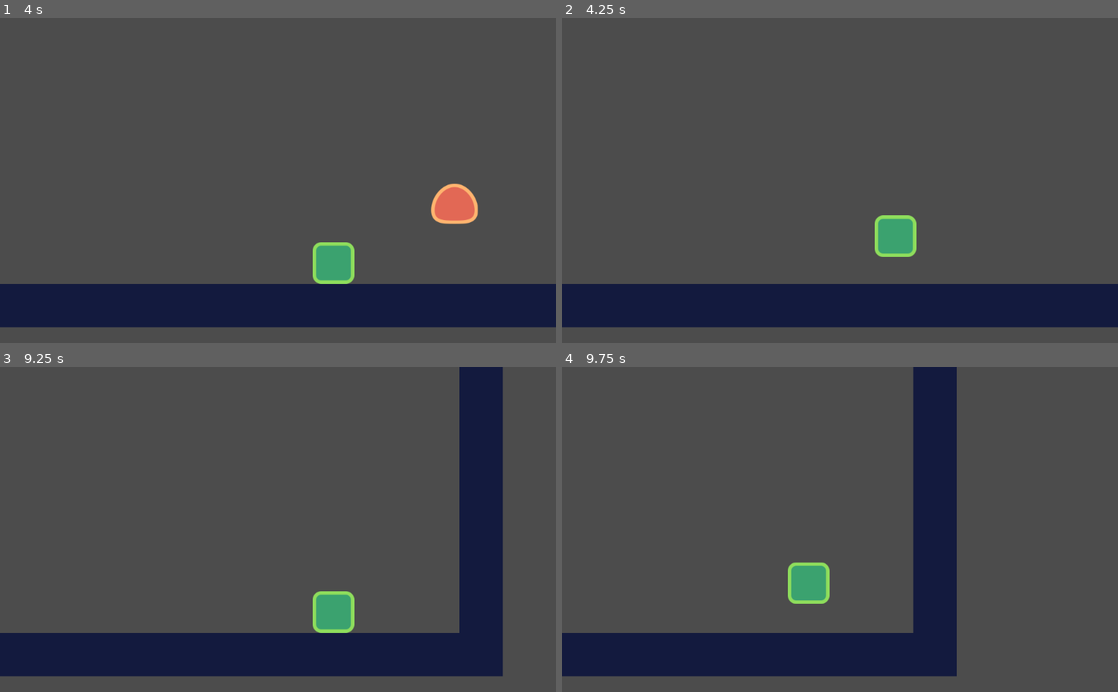
Above: before the commit, frames 1-4 (two rows, left to right).
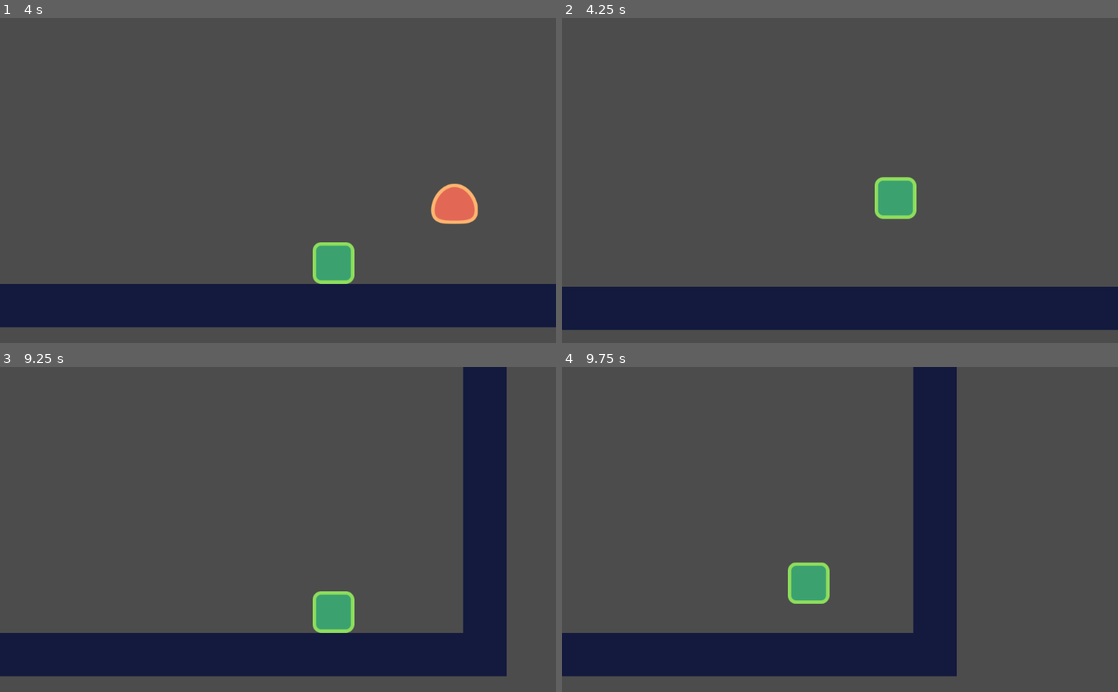
Above: after the commit, the same moments.

Repository: caiofov/Platformer-Godot
Game: Godot game, scene res://src/Levels/LevelTemplate.tscn
Same seed, same stepped clock (60 frames per second), same inputs: the game is played once before the commit and once after it. This scene is started directly instead of the project's main scene.
Inputs:
- Up to frame 1 (4 s): hold D (move_right) 0.53-2.03 s; tap W (jump) at 0.6, 0.77, 1.07, 1.35, 1.52, 1.82, 2.1, 2.85, 3.02, 3.32, 3.6, 3.77 s; hold A (move_left) 2.03-2.78 s; tap Enter at 2.75 s; hold D (move_right) from 2.78 s (still down)
- Up to frame 2 (4.25 s): keep holding D (move_right); tap W (jump) at 4.07 s
- Up to frame 3 (9.25 s): release D (move_right) at 4.28 s; hold A (move_left) 4.28-5.03 s; tap W (jump) at 4.35, 4.52, 4.82, 5.1, 5.85, 6.02, 6.32, 6.6, 6.77, 7.07, 7.35, 7.52, 7.82, 8.1, 8.85, 9.02 s; hold D (move_right) 5.03-5.78 s; tap Space at 5.75 s; hold A (move_left) 5.78-7.28 s; hold D (move_right) from 7.28 s (still down); tap Enter at 8.75 s
- Up to frame 4 (9.75 s): tap W (jump) at 9.32, 9.6 s; release D (move_right) at 9.53 s; hold A (move_left) from 9.53 s (still down)

Frame 1 is identical in both runs. In frame 2, 3.5% of the frame differs, in the area x 0-100%, y 48-96%; in frame 3, 1.2%; in frame 4, nothing differs.

Commit message:
player's death

Diff:
--- a/platformer/src/Actors/Enemy.tscn
+++ b/platformer/src/Actors/Enemy.tscn
@@ -4,10 +4,10 @@
 [ext_resource path="res://src/Actors/Enemy.gd" type="Script" id=2]
 
 [sub_resource type="RectangleShape2D" id=1]
-extents = Vector2( 41.4787, 37.8921 )
+extents = Vector2( 51.0039, 37.8921 )
 
 [sub_resource type="RectangleShape2D" id=2]
-extents = Vector2( 43.7266, 11.3521 )
+extents = Vector2( 32.5178, 11.3521 )
 
 [node name="Enemy" type="KinematicBody2D"]
 collision_layer = 2
@@ -19,7 +19,7 @@
 texture = ExtResource( 1 )
 
 [node name="CollisionShape2D" type="CollisionShape2D" parent="."]
-position = Vector2( -0.482612, -38.515 )
+position = Vector2( -0.461494, -38.515 )
 shape = SubResource( 1 )
 
 [node name="VisibilityEnabler2D" type="VisibilityEnabler2D" parent="."]
@@ -30,12 +30,11 @@
 
 [node name="StompDetector" type="Area2D" parent="."]
 modulate = Color( 0.113725, 0.333333, 0.909804, 1 )
-position = Vector2( 0, -72.4016 )
-collision_layer = 0
-monitorable = false
+position = Vector2( -0.482612, -74.0834 )
+collision_layer = 2
 
 [node name="CollisionShape2D2" type="CollisionShape2D" parent="StompDetector"]
-position = Vector2( 0.0835266, -11.5736 )
+position = Vector2( -0.647041, -11.5736 )
 shape = SubResource( 2 )
 
 [connection signal="body_entered" from="StompDetector" to="." method="_on_StompDetector_body_entered"]
--- a/platformer/src/Actors/Player.gd
+++ b/platformer/src/Actors/Player.gd
@@ -1,4 +1,13 @@
 extends Actor
+
+export var stomp_impulse: = 1000.0
+
+func _on_EnemyDetector_body_entered(body: Node) -> void:
+	queue_free() #kills the player
+
+func _on_EnemyDetector_area_entered(area: Area2D) -> void:
+	#impulses the player after the stomp
+	_velocity = calculate_stomp_velocity(_velocity, stomp_impulse)
 
 #also runs the parent's physics process
 func _physics_process(delta: float) -> void:
@@ -40,3 +49,9 @@
 			out.y = 0.0 #it makes the character stop jumping in the middle of a jump when the key is released
 
 		return out
+
+#calculates the stomp velocity based on a stomp impulse
+func calculate_stomp_velocity(linear_velocity: Vector2, impulse: float) -> Vector2:
+	var out:= linear_velocity
+	out.y = -impulse
+	return out
--- a/platformer/src/Actors/Player.tscn
+++ b/platformer/src/Actors/Player.tscn
@@ -1,10 +1,13 @@
-[gd_scene load_steps=4 format=2]
+[gd_scene load_steps=5 format=2]
 
 [ext_resource path="res://assets/player.png" type="Texture" id=1]
 [ext_resource path="res://src/Actors/Player.gd" type="Script" id=2]
 
 [sub_resource type="RectangleShape2D" id=1]
 extents = Vector2( 40.8143, 45.4544 )
+
+[sub_resource type="RectangleShape2D" id=2]
+extents = Vector2( 47.6656, 36.3392 )
 
 [node name="Player" type="KinematicBody2D"]
 collision_mask = 8
@@ -25,3 +28,15 @@
 current = true
 drag_margin_h_enabled = true
 drag_margin_v_enabled = true
+
+[node name="EnemyDetector" type="Area2D" parent="."]
+collision_mask = 2
+monitorable = false
+
+[node name="CollisionShape2D" type="CollisionShape2D" parent="EnemyDetector"]
+modulate = Color( 0.329412, 0.772549, 0.0509804, 1 )
+position = Vector2( 0.264374, -45.0089 )
+shape = SubResource( 2 )
+
+[connection signal="area_entered" from="EnemyDetector" to="." method="_on_EnemyDetector_area_entered"]
+[connection signal="body_entered" from="EnemyDetector" to="." method="_on_EnemyDetector_body_entered"]
